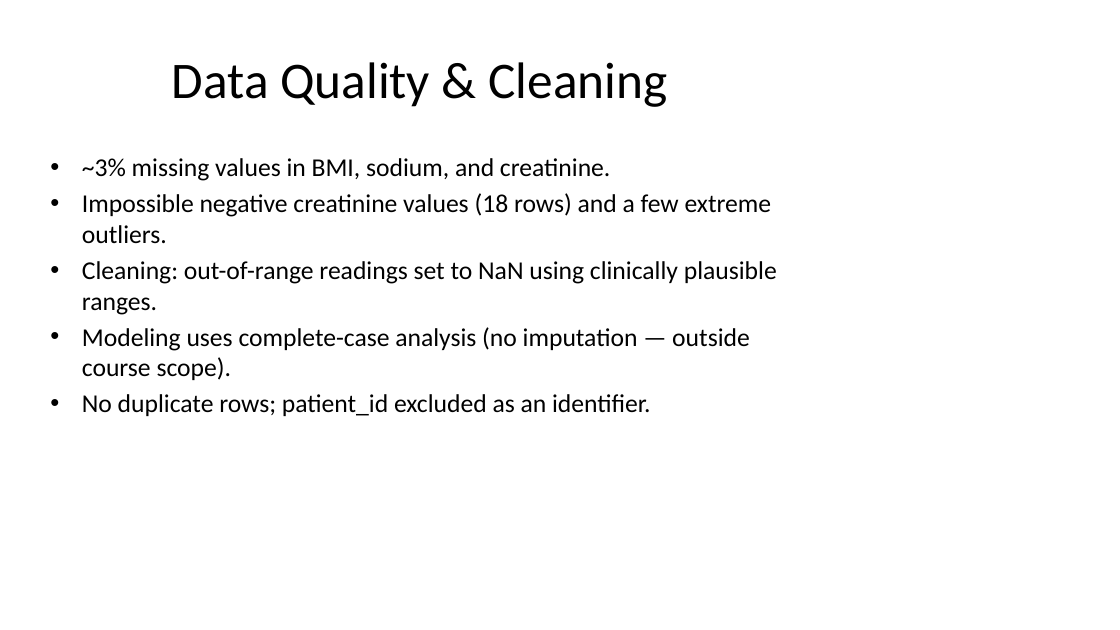
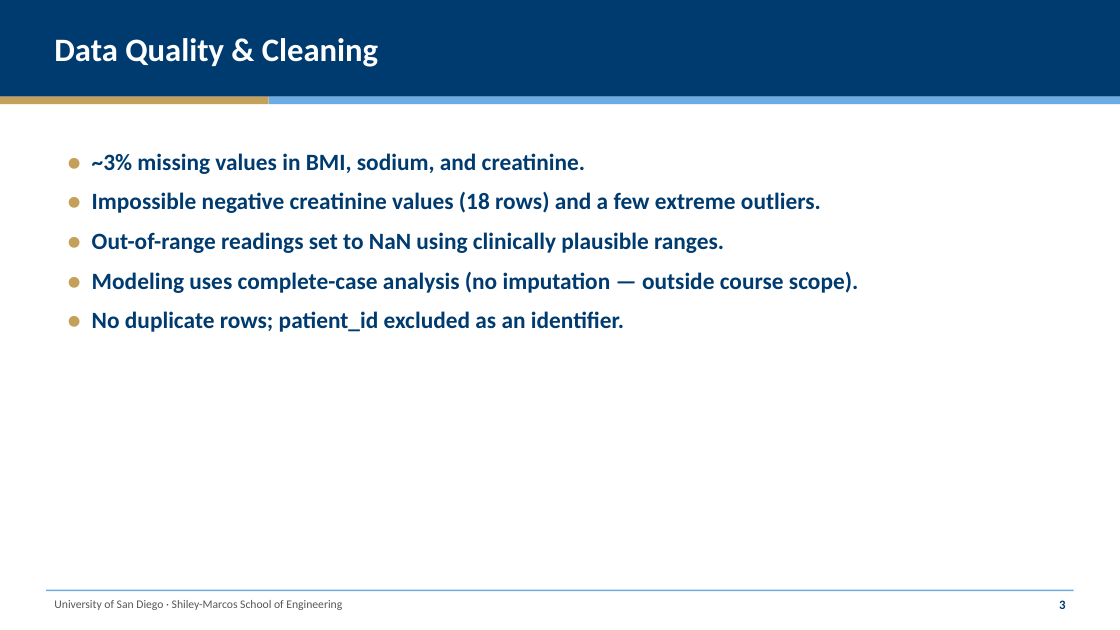
Before and after one commit to gunaphysics/AAI-500-Final-Project, a slide deck: slide 4 of reports/slides.pptx. Drawn at 1120x630 pixels with LibreOffice and Linux fonts; fonts in the diff are those of the drawing. Boxes give left, top, right and bottom in pixels: in the first picture for what was removed or moved away, otherwise in the second. Text is boxed around its words. In the diff, an @@ line names an element or a change of style, - is before the commit and + after.

```diff
--- a/reports/slides.pptx
+++ b/reports/slides.pptx
@@ rectangle added at bbox=[0, 0, 1120, 97], fill #003B70 @@
@@ text "Data Quality & Cleaning": place and size @@
-text "Data Quality & Cleaning" at bbox=[172, 62, 667, 107]
+text "Data Quality & Cleaning" at bbox=[54, 38, 378, 67]
@@ text "Data Quality & Cleaning" at bbox=[54, 38, 378, 67]: size 44 to 28 pt, text colour #000000 to #FFFFFF, bold on; alignment centre to left @@
@@ rectangle added at bbox=[0, 97, 269, 104], fill #C5A059 @@
@@ rectangle added at bbox=[269, 97, 1120, 104], fill #6CACE4 @@
@@ text at bbox=[92, 153, 858, 332]: text changed; size 22 to 20 pt; text colour #000000 to #003B70; bold on @@
-• ~3% missing values in BMI, sodium, and creatinine.
-• Impossible negative creatinine values (18 rows) and a few extreme outliers.
-• Cleaning: out-of-range readings set to NaN using clinically plausible ranges.
-• Modeling uses complete-case analysis (no imputation — outside course scope).
-• No duplicate rows; patient_id excluded as an identifier.
+● ~3% missing values in BMI, sodium, and creatinine.
+● Impossible negative creatinine values (18 rows) and a few extreme outliers.
+● Out-of-range readings set to NaN using clinically plausible ranges.
+● Modeling uses complete-case analysis (no imputation — outside course scope).
+● No duplicate rows; patient_id excluded as an identifier.
@@ rectangle added at bbox=[46, 590, 1074, 592], fill #6CACE4 @@
@@ text added at bbox=[54, 600, 342, 610], 10 pt, text #54585A @@
+University of San Diego · Shiley-Marcos School of Engineering
@@ text added at bbox=[1059, 600, 1065, 609], 11 pt, text #003B70, bold @@
+3
```
Also in this commit, not shown: 13 other slides changed, 2 other files.
